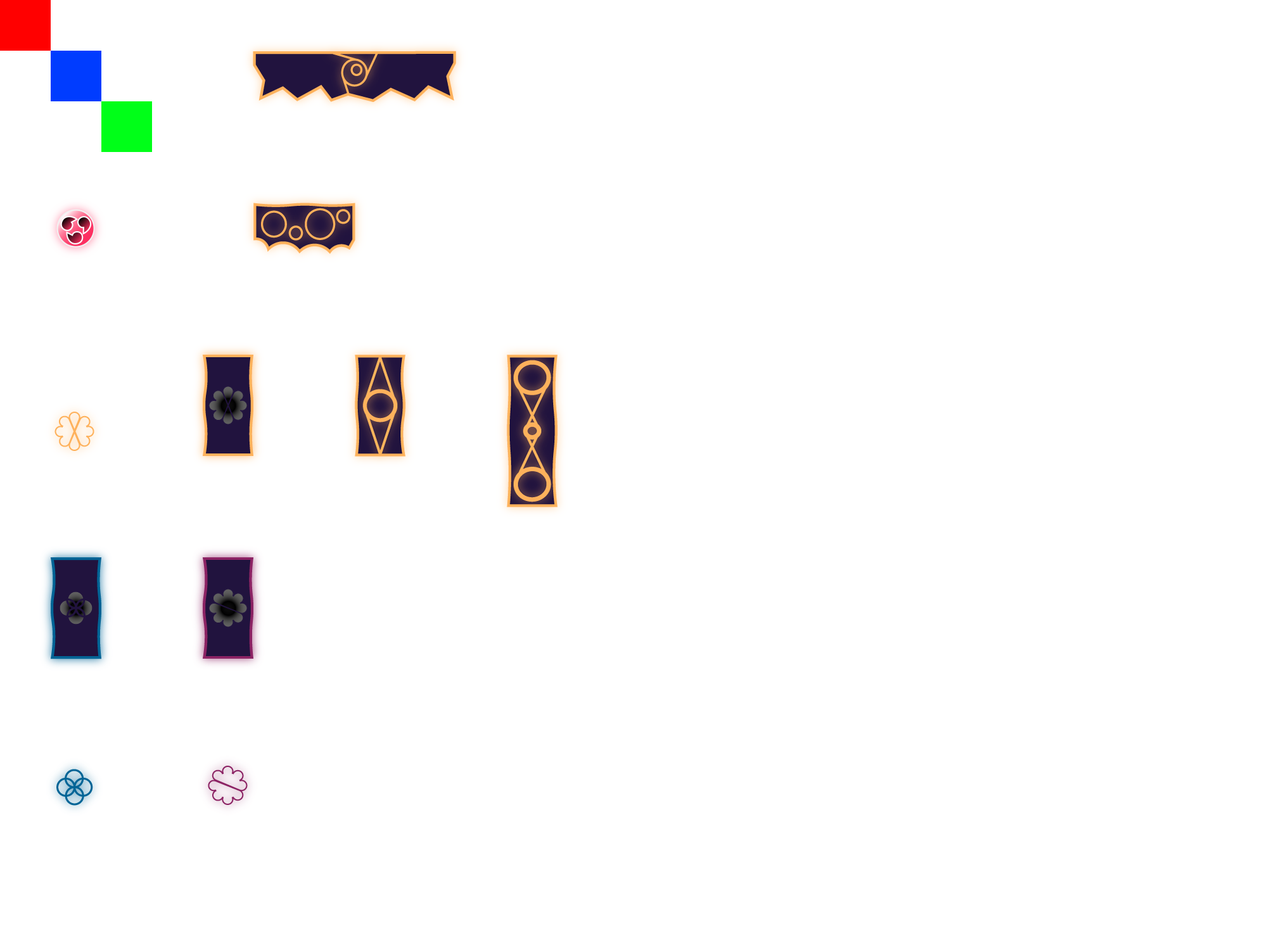
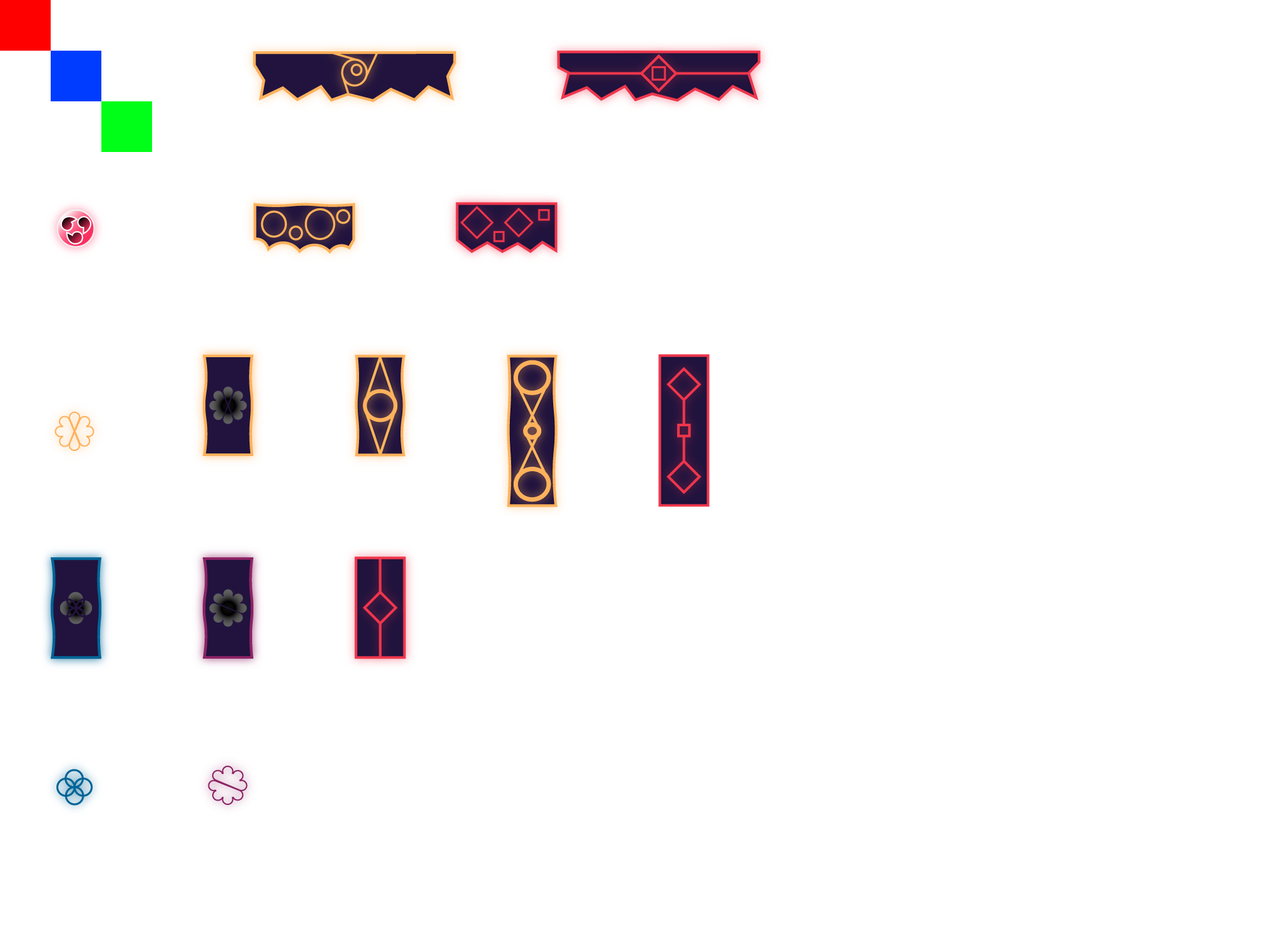
Two versions of the same layered image (1267x950). Layer-by-layer changes:
added group "PlatformBoss" with 4 layers in group "Tile_Set.png" over bbox(345, 41, 769, 669)
added layer "Calque 4" in group "PlatformBoss" over bbox(345, 547, 416, 669)
added layer "Calque 3" in group "PlatformBoss" over bbox(657, 354, 710, 507)
added layer "Calque 2" in group "PlatformBoss" over bbox(446, 193, 567, 261)
added layer "Calque 1" in group "PlatformBoss" over bbox(548, 41, 769, 110)
